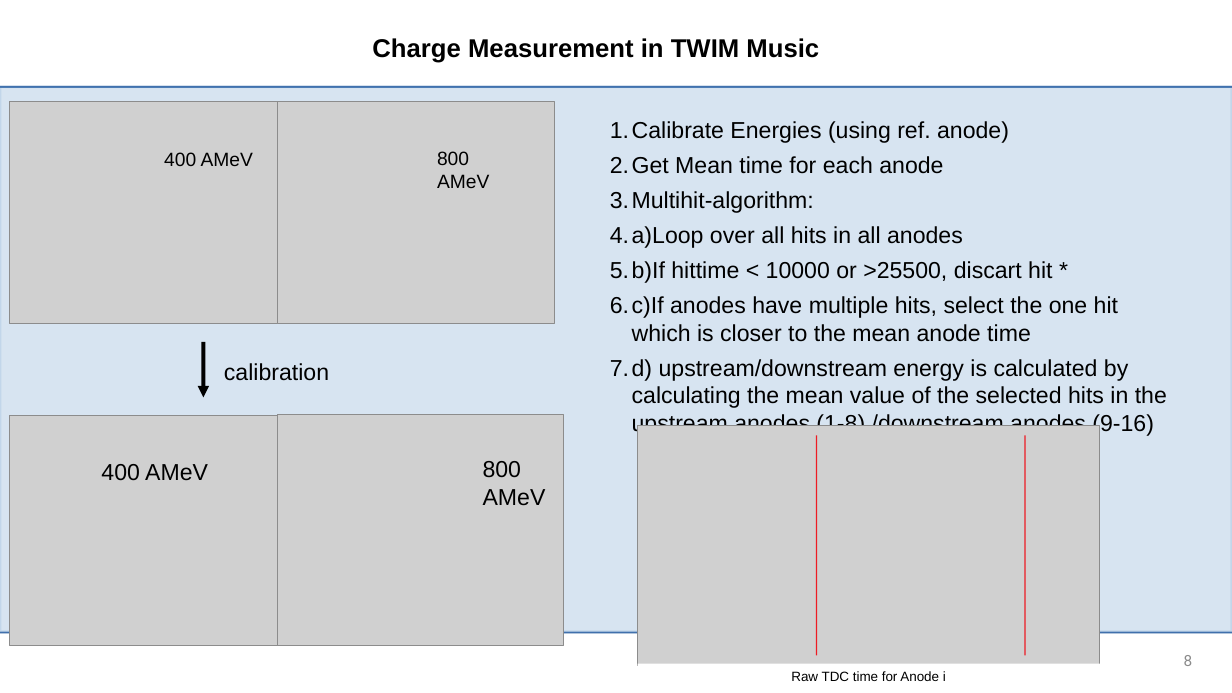
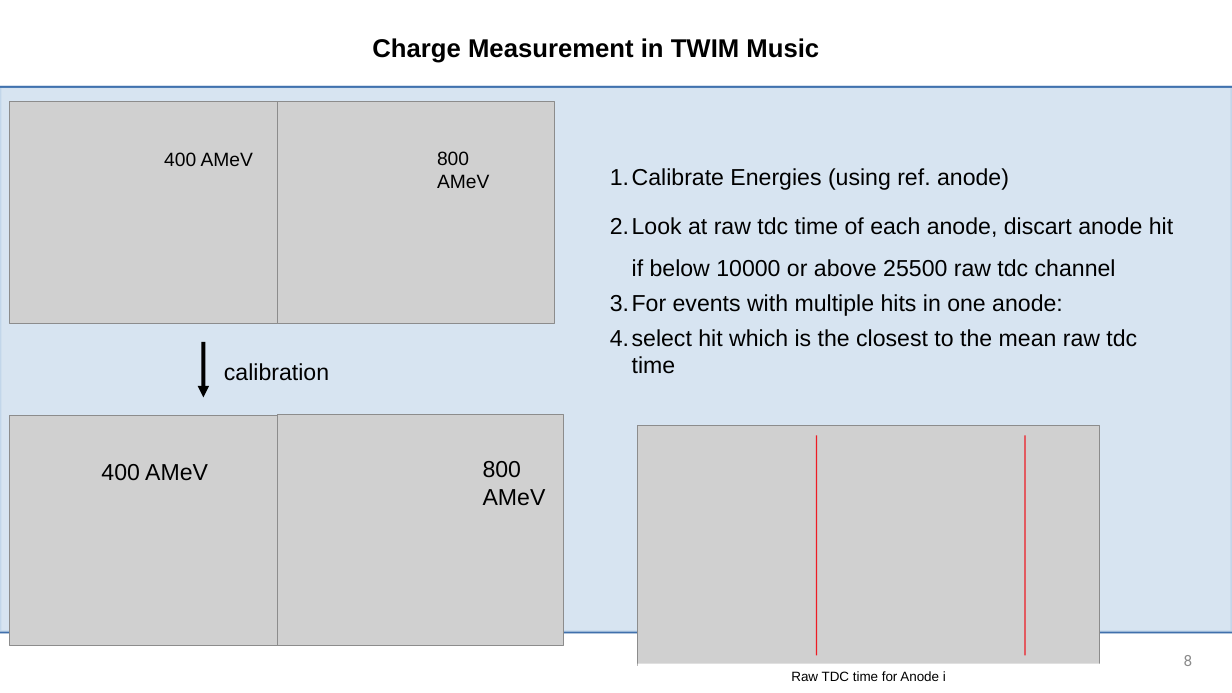
Before and after one commit to jenegger/r3bweek24_gsi, a slide deck: slide 8 of r3bweek_24_gsi.odp. Drawn at 1232x693 pixels with LibreOffice and Linux fonts; fonts in the diff are those of the drawing; grey boxes stand for pictures; background and template pictures are left out. Boxes give left, top, right and bottom in pixels: in the first picture for what was removed or moved away, otherwise in the second. Text is boxed around its words. In the diff, an @@ line names an element or a change of style, - is before the commit and + after.

```diff
--- a/r3bweek_24_gsi.odp
+++ b/r3bweek_24_gsi.odp
@@ text "Calibrate Energies (using ref. anode)": place and size @@
-text "Calibrate Energies (using ref. anode)" at bbox=[632, 121, 1167, 437]
+text "Calibrate Energies (using ref. anode)" at bbox=[632, 168, 1173, 374]
@@ text at bbox=[632, 217, 1173, 374]: text changed @@
-2. Get Mean time for each anode
-3. Multihit-algorithm:
-4. a)Loop over all hits in all anodes
-5. b)If hittime < 10000 or >25500, discart hit *
-6. c)If anodes have multiple hits, select the one hit which is closer to the mean anode time
-7. d) upstream/downstream energy is calculated by calculating the mean value of the selected hits in the upstream anodes (1-8) /downstream anodes (9-16)
+2. Look at raw tdc time of each anode, discart anode hit if below 10000 or above 25500 raw tdc channel
+3. For events with multiple hits in one anode:
+4. select hit which is the closest to the mean raw tdc time
```
Also in this commit, not shown: 3 other slides changed, 7 slides removed, 2 other files.
